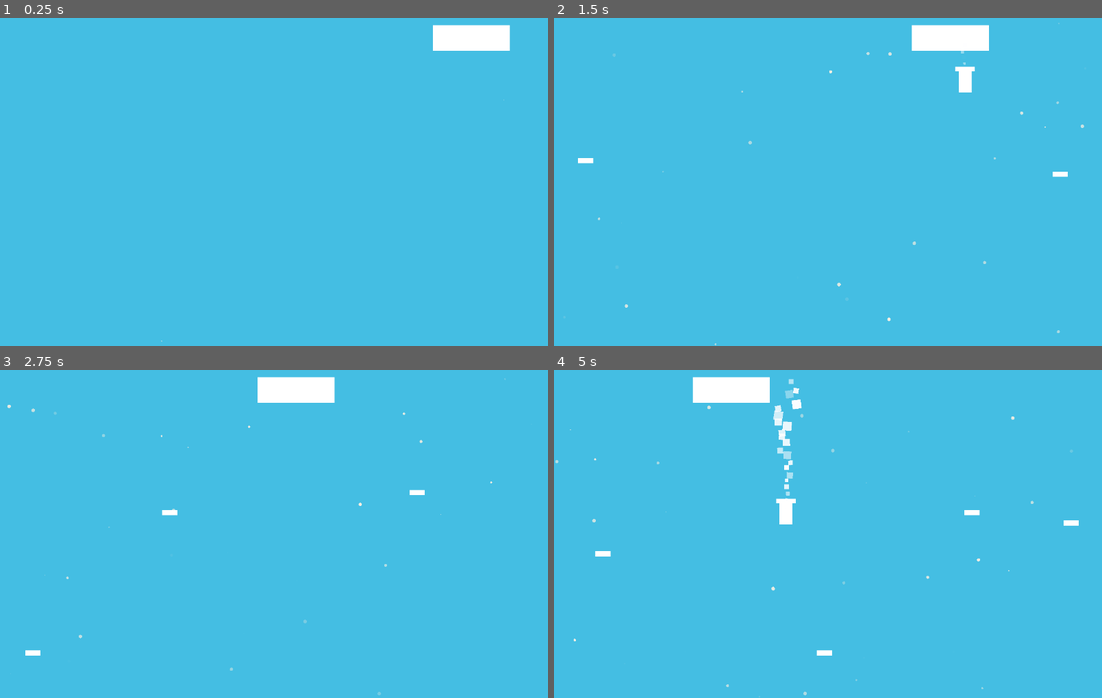
Above: before the commit, frames 1-4 (two rows, left to right).
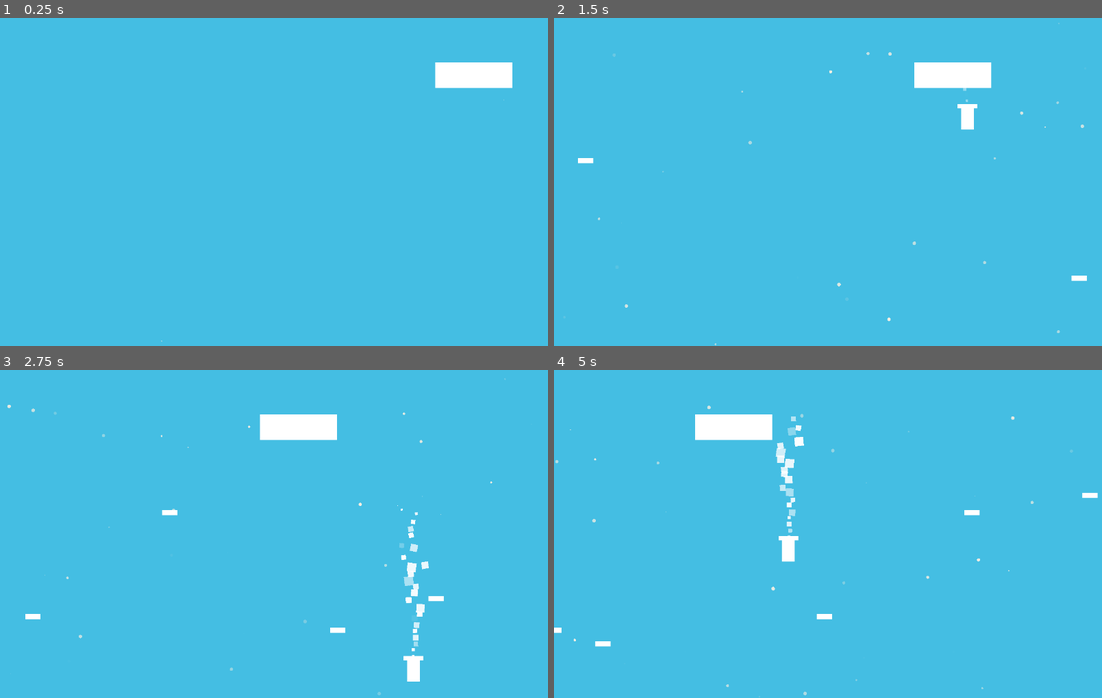
Above: after the commit, the same moments.

Repository: wqyeo/Drop-Da-Bomb
Game: Godot game, scene res://Scenes/GameScene.tscn
Two runs of this game, one before a commit and one after it. Both use one fixed random seed, a clock stepped at 60 frames per second and the inputs below.
Inputs:
- Up to frame 1 (0.25 s): no input
- Up to frame 2 (1.5 s): hold Space (drop_bomb) 0.53-1.28 s; tap Enter at 1.25 s; tap Space (drop_bomb) at 1.35 s
- Up to frame 3 (2.75 s): hold Space (drop_bomb) from 2.03 s (still down)
- Up to frame 4 (5 s): release Space (drop_bomb) at 2.78 s; tap Space (drop_bomb) at 2.85, 4.35 s; hold Space (drop_bomb) 3.53-4.28 s

The runs differ from the first frame. In frame 1, 2.2% of the frame differs, in the area x 79-94%, y 2-22%; in frame 2, 2.4%; in frame 3, 3.1%; in frame 4, 3.7%, in the area x 0-100%, y 2-88%.

Commit message:
Added radius explosion mechanic

Diff:
--- a/Project/Scenes/BombScene.tscn
+++ b/Project/Scenes/BombScene.tscn
@@ -12,6 +12,9 @@
 [sub_resource type="Gradient" id=3]
 offsets = PoolRealArray( 0, 0.486034, 1 )
 colors = PoolColorArray( 1, 1, 1, 0, 1, 1, 1, 1, 1, 1, 1, 0.839216 )
+
+[sub_resource type="CircleShape2D" id=4]
+radius = 107.005
 
 [node name="Bomb" type="KinematicBody2D"]
 collision_layer = 2
@@ -47,4 +50,9 @@
 scale_amount_curve = SubResource( 2 )
 color_initial_ramp = SubResource( 3 )
 
+[node name="Area2D" type="Area2D" parent="."]
+
+[node name="CollisionShape2D" type="CollisionShape2D" parent="Area2D"]
+shape = SubResource( 4 )
+
 [connection signal="screen_exited" from="VisibilityNotifier2D" to="." method="_on_VisibilityNotifier2D_screen_exited"]
--- a/Project/Scenes/GameScene.tscn
+++ b/Project/Scenes/GameScene.tscn
@@ -18,7 +18,7 @@
 }
 
 [node name="Player" type="Node2D" parent="."]
-position = Vector2( 1225, 50 )
+position = Vector2( 1231, 143 )
 script = ExtResource( 2 )
 
 [node name="BombSpawn" type="Position2D" parent="Player"]
@@ -30,13 +30,15 @@
 texture = ExtResource( 1 )
 
 [node name="RightEnemySpawner" type="Position2D" parent="."]
-position = Vector2( 1449, 713 )
+position = Vector2( 1496, 250 )
 script = ExtResource( 3 )
+min_Y = 300
 is_left_spawner = false
 
 [node name="LeftEnemySpawner" type="Position2D" parent="."]
 position = Vector2( -58, 752 )
 script = ExtResource( 3 )
+min_Y = 300
 
 [node name="CPUParticles2D" type="CPUParticles2D" parent="."]
 position = Vector2( 657, 376 )
--- a/Project/Scripts/Bomb.gd
+++ b/Project/Scripts/Bomb.gd
@@ -12,7 +12,6 @@
 	var collision = move_and_collide(velocity * delta)
 	if collision:
 		if collision.collider.has_method("kill"):
-			collision.collider.kill()
 			explode()
 	pass
 
@@ -21,7 +20,10 @@
 	queue_free()
 
 func explode():
-	# TODO: Handle explosion
+	for body in $Area2D.get_overlapping_bodies():
+		if body.has_method("kill"):
+			body.kill()
+
 	var particle = explosionParticle.instance()
 	get_parent().add_child(particle)
 	particle.global_position = position
Not shown: 1 places in Project/Scenes/BombScene.tscn that only renumber resources
